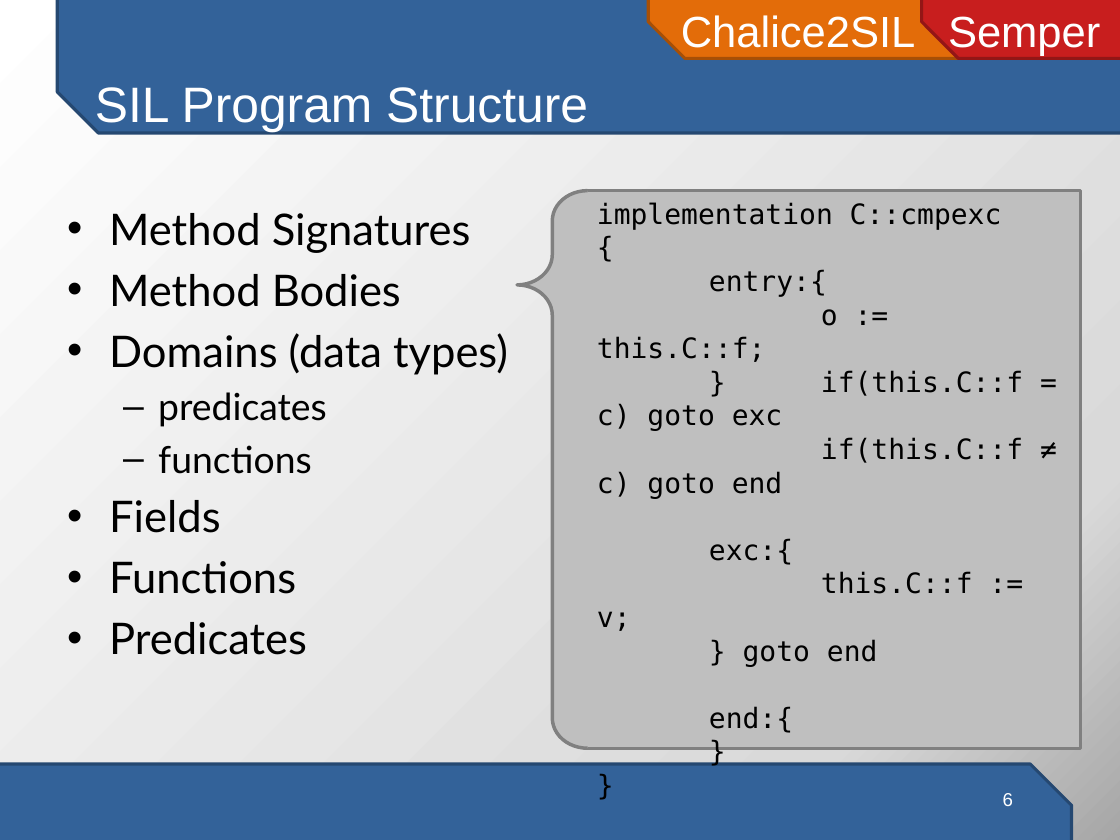
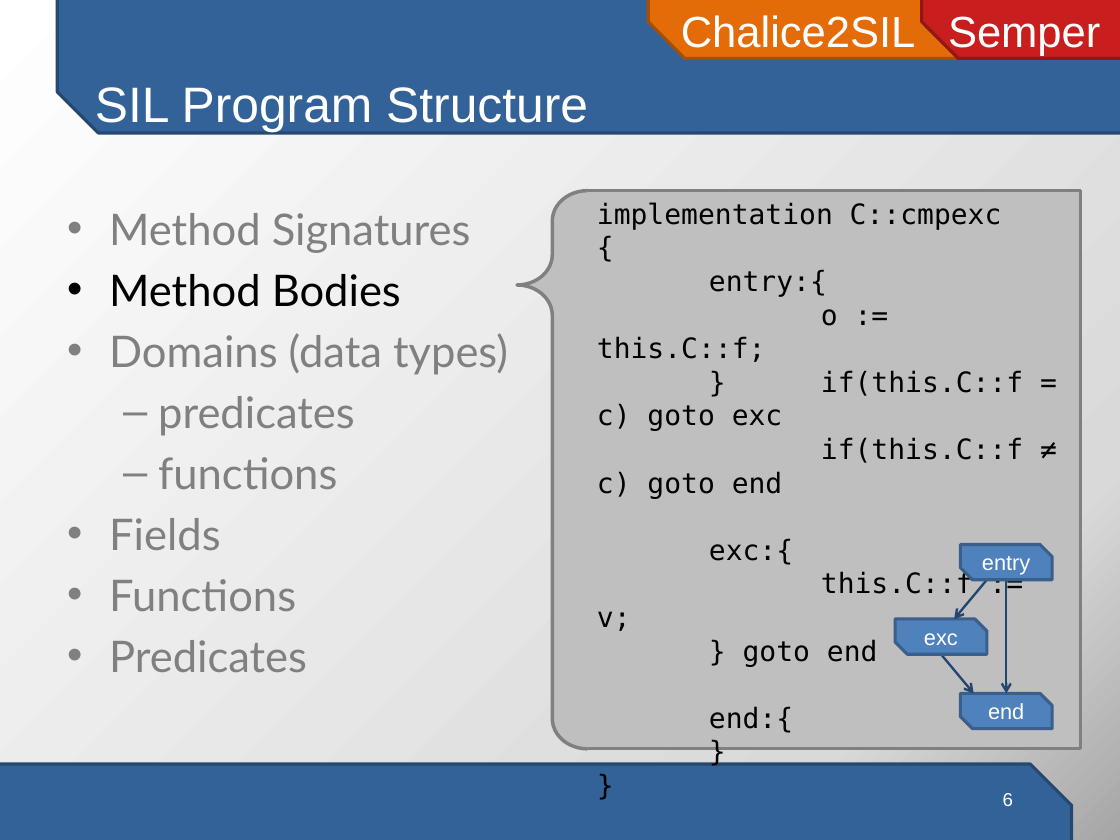
Before and after one commit to viperproject/chalice2silver, a slide deck: slide 6 of chalice2sil/doc/presentation/chalice2sil-presentation.pptx. Drawn at 1120x840 pixels with LibreOffice and Linux fonts; fonts in the diff are those of the drawing. Boxes give left, top, right and bottom in pixels: in the first picture for what was removed or moved away, otherwise in the second. Text is boxed around its words. In the diff, an @@ line names an element or a change of style, - is before the commit and + after.

```diff
--- a/chalice2sil/doc/presentation/chalice2sil-presentation.pptx
+++ b/chalice2sil/doc/presentation/chalice2sil-presentation.pptx
@@ text at [109, 213, 508, 672]: text colour #000000 to #808080 in "Method Signatures", "Domains (data types)", "predicates", "functions" and 3 more places; size 24 to 28 pt in "predicates", "functions" @@
@@ group added at [895, 544, 1053, 728]: 3 snip diag rects, 3 arrows @@
+end
+exc
+entry
```
Also in this commit, not shown: 1 other slide changed, 12 slides added, 1 other file.
